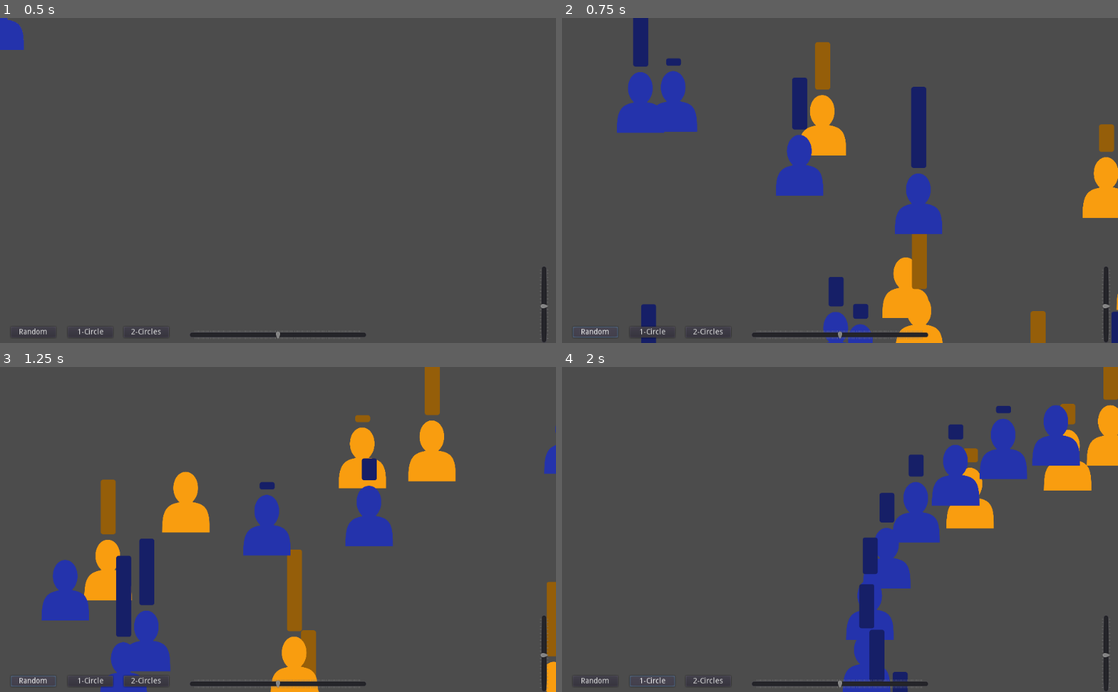
Above: before the commit, frames 1-4 (two rows, left to right).
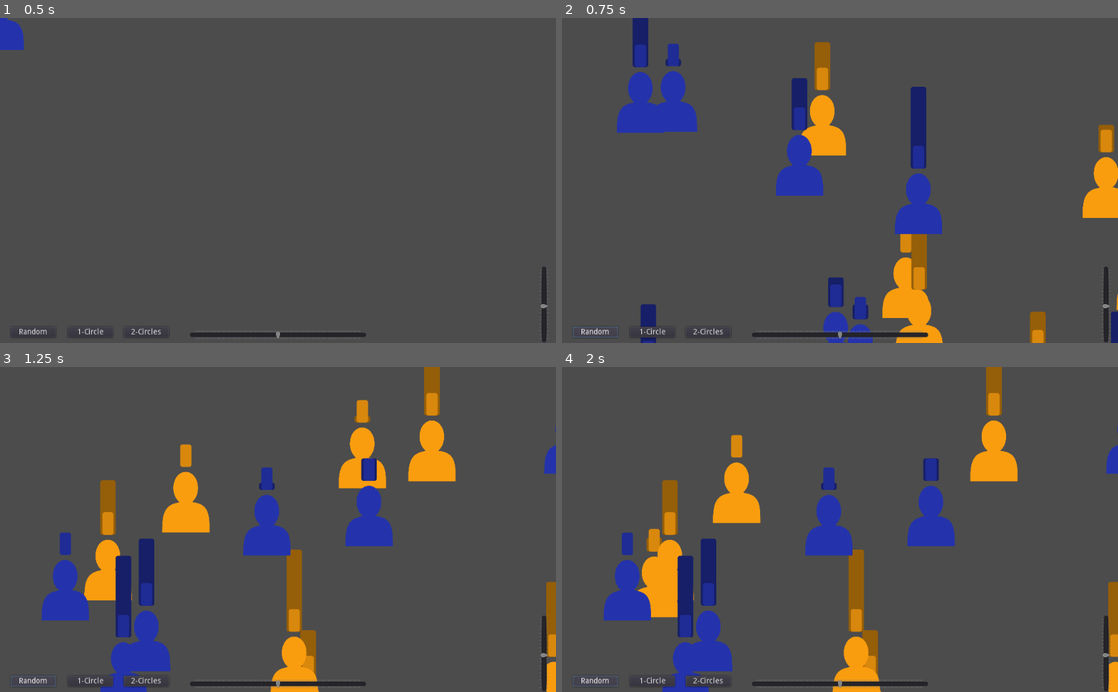
Above: after the commit, the same moments.

Repository: Maaack/Supply-and-Demand-Simulator
Game: Godot game, scene res://Scenes/Main/Main.tscn
Same seed, same stepped clock (60 frames per second), same inputs: the game is played once before the commit and once after it.
Inputs:
- Up to frame 1 (0.5 s): no input
- Up to frame 2 (0.75 s): click "Random" at 0.5 s
- Up to frame 3 (1.25 s): no input
- Up to frame 4 (2 s): click "1-Circle" at 1.25 s

Frame 1 is identical in both runs. In frame 2, 1.6% of the frame differs, in the area x 12-100%, y 7-100%; in frame 3, 1.8%; in frame 4, 21%, in the area x 2-100%, y 0-100%.

Commit message:
INIT-03: Adds second bar to track agent price expectation.

Diff:
--- a/Scenes/Characters/BaseCharacter.gd
+++ b/Scenes/Characters/BaseCharacter.gd
@@ -5,7 +5,7 @@
 
 enum CharacterRoles{BUYER, SELLER}
 
-onready var basic_bar_ui = $BasicBarUI
+onready var basic_bar_ui = $DoubleBarUI
 onready var sprite_node = $Sprite
 
 export var buyer_color : Color
--- a/Scenes/Characters/BaseCharacter.tscn
+++ b/Scenes/Characters/BaseCharacter.tscn
@@ -1,19 +1,22 @@
 [gd_scene load_steps=4 format=2]
 
-[ext_resource path="res://Scenes/UI/BasicBar/BasicBarUI.tscn" type="PackedScene" id=1]
+[ext_resource path="res://Scenes/UI/BasicBar/DoubleBarUI/DoubleBarUI.tscn" type="PackedScene" id=1]
 [ext_resource path="res://Assets/Sourced/Icons/character.png" type="Texture" id=2]
 [ext_resource path="res://Scenes/Characters/BaseCharacter.gd" type="Script" id=3]
 
 [node name="BaseCharacter" type="Node2D"]
 script = ExtResource( 3 )
+__meta__ = {
+"_edit_vertical_guides_": [ 0.0534439 ]
+}
 buyer_color = Color( 0.976471, 0.615686, 0.0588235, 1 )
 seller_color = Color( 0.141176, 0.2, 0.67451, 1 )
 
-[node name="BasicBarUI" parent="." instance=ExtResource( 1 )]
-margin_left = -12.5008
-margin_top = -63.0992
-margin_right = -12.5008
-margin_bottom = -63.0992
+[node name="DoubleBarUI" parent="." instance=ExtResource( 1 )]
+margin_left = -14.2544
+margin_top = -62.2226
+margin_right = -14.2544
+margin_bottom = -62.2226
 
 [node name="Sprite" type="Sprite" parent="."]
 scale = Vector2( 0.25, 0.25 )
--- a/Scenes/UI/BasicBar/BasicBarUI.gd
+++ b/Scenes/UI/BasicBar/BasicBarUI.gd
@@ -1,5 +1,7 @@
 extends Control
 
+
+class_name BasicBarUI
 
 onready var progress_bar_node = $Node2D/ProgressBar
 
--- /dev/null
+++ b/Scenes/UI/BasicBar/DoubleBarUI/DoubleBarUI.gd
@@ -0,0 +1,11 @@
+extends BasicBarUI
+
+
+onready var progress_bar_2_node = $Node2D/ProgressBar2
+
+func set_current(base : float):
+	progress_bar_2_node.value = base
+
+func set_base_max(base_max : float):
+	progress_bar_node.max_value = base_max
+	progress_bar_2_node.max_value = base_max
--- /dev/null
+++ b/Scenes/UI/BasicBar/DoubleBarUI/DoubleBarUI.tscn
@@ -0,0 +1,33 @@
+[gd_scene load_steps=5 format=2]
+
+[ext_resource path="res://Scenes/UI/BasicBar/BasicBarUI.tscn" type="PackedScene" id=1]
+[ext_resource path="res://Scenes/UI/BasicBar/DoubleBarUI/DoubleBarUI.gd" type="Script" id=2]
+
+[sub_resource type="StyleBoxFlat" id=1]
+bg_color = Color( 0.866667, 0.866667, 0.866667, 1 )
+corner_radius_top_left = 4
+corner_radius_top_right = 4
+corner_radius_bottom_right = 4
+corner_radius_bottom_left = 4
+
+[sub_resource type="StyleBoxEmpty" id=2]
+
+[node name="DoubleBarUI" instance=ExtResource( 1 )]
+script = ExtResource( 2 )
+
+[node name="ProgressBar" parent="Node2D" index="0"]
+margin_left = 0.0
+margin_right = 164.0
+margin_bottom = 28.0
+
+[node name="ProgressBar2" type="ProgressBar" parent="Node2D" index="1"]
+margin_top = 4.0
+margin_right = 164.0
+margin_bottom = 24.0
+custom_styles/fg = SubResource( 1 )
+custom_styles/bg = SubResource( 2 )
+value = 25.0
+percent_visible = false
+__meta__ = {
+"_edit_use_anchors_": false
+}
--- a/project.godot
+++ b/project.godot
@@ -13,9 +13,15 @@
 "class": "BaseCharacter",
 "language": "GDScript",
 "path": "res://Scenes/Characters/BaseCharacter.gd"
+}, {
+"base": "Control",
+"class": "BasicBarUI",
+"language": "GDScript",
+"path": "res://Scenes/UI/BasicBar/BasicBarUI.gd"
 } ]
 _global_script_class_icons={
-"BaseCharacter": ""
+"BaseCharacter": "",
+"BasicBarUI": ""
 }
 
 [application]
Not shown, changed: ROADMAP.md
